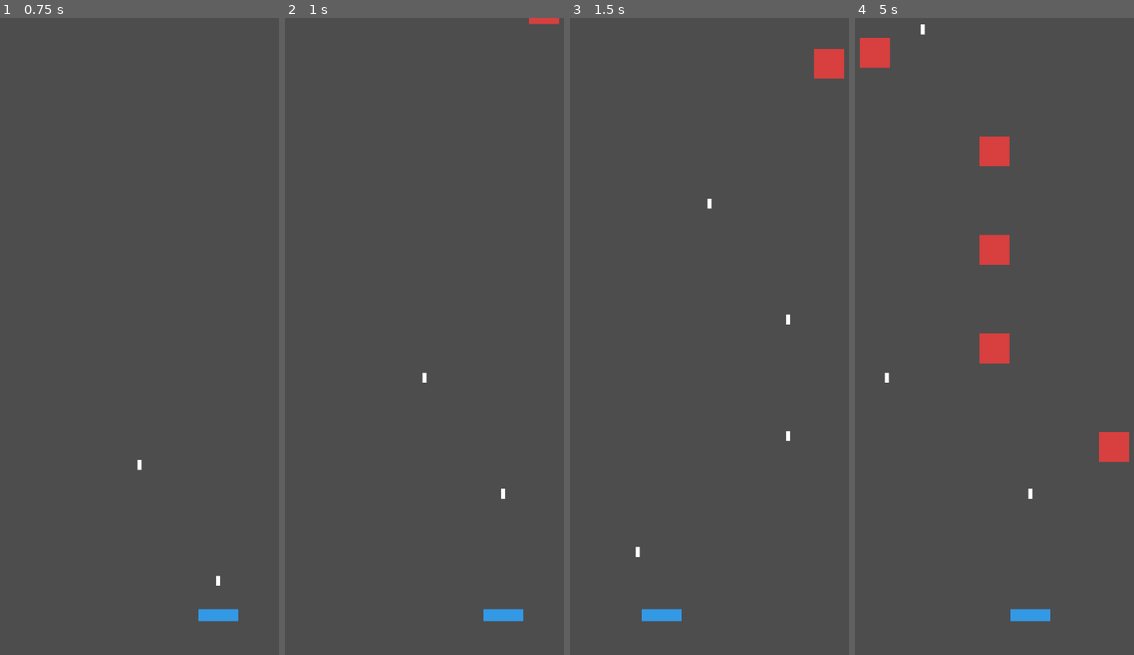
Above: before the commit, frames 1-4 (left to right).
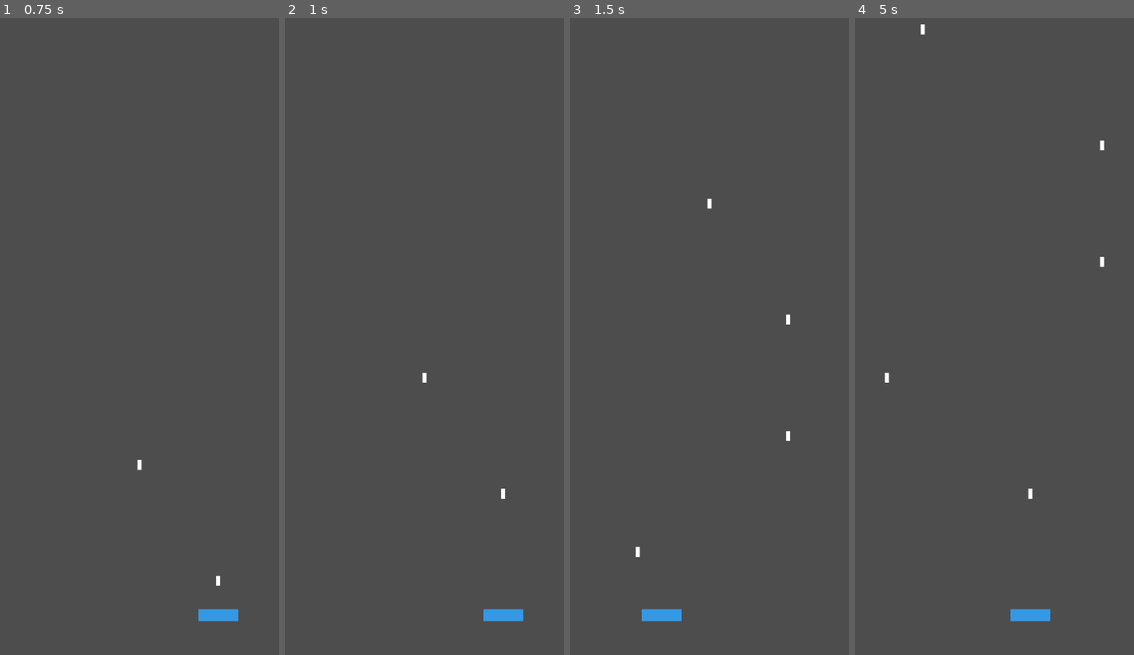
Above: after the commit, the same moments.

Repository: BigTexasDork/fancy-game
Game: Godot game, scene res://scenes/Game.tscn
Same seed, same stepped clock (60 frames per second), same inputs: the game is played once before the commit and once after it.
Inputs (mouse positions are in pixels of both pictures, inside the frame that each line leads up to):
- Up to frame 1 (0.75 s): tap Enter at 0.5 s; move the mouse to (217, 304) at 0.52 s; click (217, 304) at 0.67 s
- Up to frame 2 (1 s): no input
- Up to frame 3 (1.5 s): drag from (636, 368) to (709, 291) at 1.27 s
- Up to frame 4 (5 s): move the mouse to (1030, 196) at 2.02 s; click (1030, 196) at 2.17 s; drag from (977, 463) to (921, 113) at 2.77 s; move the mouse to (1103, 432) at 3.52 s; click (1103, 432) at 3.67 s; drag from (885, 240) to (1030, 56) at 4.27 s

Frame 1 is identical in both runs. In frame 2, 0.1% of the frame differs, in the area x 87-99%, y 0-1%; in frame 3, 0.5%; in frame 4, 2.6%, in the area x 1-99%, y 3-70%.
Error after the commit: Parse Error: Cannot infer the type of "from_col" variable because the value doesn't have a set type. (res://scripts/Attacker.gd:62)

Commit message:
Refactor to OOP: Attacker base + RedAttacker/BlueAttacker with color, fall_speed, hp_range; spawn multiple types

Diff:
--- a/project.godot
+++ b/project.godot
@@ -1,16 +1,22 @@
 ; Engine configuration file.
-; Godot 4.x
+; It's best edited using the editor UI and not directly,
+; since the parameters that go here are not all obvious.
+;
+; Format:
+;   [section] ; section goes between []
+;   param=value ; assign values to parameters
+
 config_version=5
 
 [application]
+
 config/name="fancy-game"
 run/main_scene="res://scenes/Game.tscn"
+config/features=PackedStringArray("4.4")
 config/icons=PackedStringArray()
 
 [display]
+
 window/size/viewport_width=720
 window/size/viewport_height=1280
 window/handheld/orientation="portrait"
-
-[rendering]
-textures/canvas_textures/default_texture_filter=1
--- /dev/null
+++ b/scenes/BlueAttacker.tscn
@@ -0,0 +1,20 @@
+[gd_scene load_steps=3 format=3]
+
+[ext_resource type="Script" path="res://scripts/BlueAttacker.gd" id=1]
+
+[sub_resource type="RectangleShape2D" id=1]
+size = Vector2(60, 60)
+
+[node name="BlueAttacker" type="Area2D" groups=["attacker"]]
+script = ExtResource(1)
+monitoring = true
+monitorable = true
+collision_layer = 1
+collision_mask = 2
+
+[node name="CollisionShape2D" type="CollisionShape2D" parent="."]
+shape = SubResource(1)
+
+[node name="Polygon2D" type="Polygon2D" parent="."]
+polygon = PackedVector2Array(-30, -30, 30, -30, 30, 30, -30, 30)
+color = Color(0.2, 0.6, 0.95, 1)
--- a/scenes/Game.tscn
+++ b/scenes/Game.tscn
@@ -1,10 +1,11 @@
-[gd_scene load_steps=4 format=3]
+[gd_scene load_steps=5 format=3]
 
 [ext_resource type="Script" path="res://scripts/Game.gd" id=1]
-[ext_resource type="PackedScene" path="res://scenes/Attacker.tscn" id=2]
-[ext_resource type="PackedScene" path="res://scenes/Defender.tscn" id=3]
+[ext_resource type="PackedScene" path="res://scenes/RedAttacker.tscn" id=2]
+[ext_resource type="PackedScene" path="res://scenes/BlueAttacker.tscn" id=3]
+[ext_resource type="PackedScene" path="res://scenes/Defender.tscn" id=4]
 
 [node name="Game" type="Node2D"]
 script = ExtResource(1)
-attacker_scene = ExtResource(2)
-defender_scene = ExtResource(3)
+attacker_scenes = Array[PackedScene]([ExtResource(2), ExtResource(3)])
+defender_scene = ExtResource(4)
--- /dev/null
+++ b/scenes/RedAttacker.tscn
@@ -0,0 +1,20 @@
+[gd_scene load_steps=3 format=3]
+
+[ext_resource type="Script" path="res://scripts/RedAttacker.gd" id=1]
+
+[sub_resource type="RectangleShape2D" id=1]
+size = Vector2(60, 60)
+
+[node name="RedAttacker" type="Area2D" groups=["attacker"]]
+script = ExtResource(1)
+monitoring = true
+monitorable = true
+collision_layer = 1
+collision_mask = 2
+
+[node name="CollisionShape2D" type="CollisionShape2D" parent="."]
+shape = SubResource(1)
+
+[node name="Polygon2D" type="Polygon2D" parent="."]
+polygon = PackedVector2Array(-30, -30, 30, -30, 30, 30, -30, 30)
+color = Color(0.85, 0.25, 0.25, 1)
--- a/scripts/Attacker.gd
+++ b/scripts/Attacker.gd
@@ -1,29 +1,68 @@
 extends Area2D
 class_name Attacker
+## Base class for all attackers.
 
-@export var speed: float = 220.0
+@export var color: Color = Color(1, 1, 1, 1)
+@export var fall_speed: float = 200.0
+@export var hp_range: Vector2i = Vector2i(1, 1) # inclusive
+@export var value_min_max: Vector2i = Vector2i(-10, 10)
+
+var hp: int
 var value: int
-
 var _rng := RandomNumberGenerator.new()
 var _viewport_size: Vector2
+var _is_dead := false
 
 signal reached_bottom
+signal destroyed(value: int)
 
 func _ready() -> void:
 	_rng.randomize()
-	value = _rng.randi_range(-10, 10)
 	_viewport_size = get_viewport().get_visible_rect().size
+	# randomize stats derived from exports
+	hp = clampi(_rng.randi_range(hp_range.x, hp_range.y), 1, 9999)
+	value = _rng.randi_range(value_min_max.x, value_min_max.y)
+	# apply visuals
+	if has_node("Polygon2D"):
+		$Polygon2D.color = color
 
 func _process(delta: float) -> void:
-	position.y += speed * delta
+	position.y += fall_speed * delta
 	if position.y > _viewport_size.y + 80.0:
 		emit_signal("reached_bottom")
 		queue_free()
 
 func hit(projectile: Node) -> void:
-	# Stub for now: called when a projectile overlaps this attacker
-	pass
+	# Default 1-damage hit; subclasses can override if needed.
+	if _is_dead:
+		return
+	hp -= 1
+	if hp > 0:
+		_flash()
+		return
+
+	_is_dead = true
+	set_process(false)
+	monitoring = false
+	if has_node("CollisionShape2D"):
+		$CollisionShape2D.disabled = true
+
+	emit_signal("destroyed", value)
+
+	var tween := create_tween()
+	tween.tween_property(self, "scale", scale * 1.2, 0.06).set_trans(Tween.TRANS_BACK).set_ease(Tween.EASE_OUT)
+	tween.tween_property(self, "scale", Vector2.ZERO, 0.12).set_trans(Tween.TRANS_BACK).set_ease(Tween.EASE_IN)
+	tween.tween_callback(queue_free)
+
+func _flash() -> void:
+	if not has_node("Polygon2D"):
+		return
+	var tween := create_tween()
+	var poly := $Polygon2D
+	var from_col := poly.color
+	tween.tween_property(poly, "color", Color(1,1,1,1), 0.05)
+	tween.tween_property(poly, "color", from_col, 0.12)
 
 func fire() -> void:
-	# Stub: future attackers might shoot back
+	# Stub: for future attacker abilities.
 	pass
--- /dev/null
+++ b/scripts/BlueAttacker.gd
@@ -0,0 +1,8 @@
+extends Attacker
+class_name BlueAttacker
+
+func _ready() -> void:
+	color = Color(0.2, 0.6, 0.95, 1)    # blue
+	fall_speed = 300.0
+	hp_range = Vector2i(1, 1)           # always 1 HP
+	super._ready()
--- a/scripts/Game.gd
+++ b/scripts/Game.gd
@@ -1,9 +1,8 @@
 extends Node2D
 
-@export var attacker_scene: PackedScene
+@export var attacker_scenes: Array[PackedScene]
 @export var defender_scene: PackedScene
 @export var spawn_interval: float = 0.9
-@export var attacker_speed: float = 220.0
 
 var _lanes: Array[float] = []
 var _spawn_timer: Timer
@@ -16,12 +15,10 @@
 	var h := rect.size.y
 	_lanes = [w * 1.0 / 6.0, w * 3.0 / 6.0, w * 5.0 / 6.0]
 
-	# Defender
 	var defender := defender_scene.instantiate() as Node2D
 	add_child(defender)
 	defender.position = Vector2(w / 2.0, h - 80.0)
 
-	# Spawner
 	_spawn_timer = Timer.new()
 	_spawn_timer.one_shot = false
 	_spawn_timer.wait_time = spawn_interval
@@ -30,11 +27,16 @@
 	_spawn_timer.start()
 
 func _spawn_attacker() -> void:
-	if attacker_scene == null:
+	if attacker_scenes.is_empty():
 		return
-	var a := attacker_scene.instantiate()
+	var scene := attacker_scenes[_rng.randi_range(0, attacker_scenes.size() - 1)]
+	var a := scene.instantiate()
 	add_child(a)
 	var lane_idx := _rng.randi_range(0, _lanes.size() - 1)
 	a.position = Vector2(_lanes[lane_idx], -40.0)
 	if a is Attacker:
-		(a as Attacker).speed = attacker_speed
+		(a as Attacker).destroyed.connect(_on_attacker_destroyed)
+
+func _on_attacker_destroyed(v: int) -> void:
+	# Hook for scoring/effects
+	print("Destroyed attacker with value: ", v)
--- /dev/null
+++ b/scripts/RedAttacker.gd
@@ -0,0 +1,8 @@
+extends Attacker
+class_name RedAttacker
+
+func _ready() -> void:
+	color = Color(0.85, 0.25, 0.25, 1)  # red
+	fall_speed = 220.0
+	hp_range = Vector2i(1, 2)           # 1–2 HP
+	super._ready()
Not shown, added: scripts/Attacker.gd.uid
Not shown, added: scripts/Defender.gd.uid
Not shown, added: scripts/Game.gd.uid
Not shown, added: scripts/Projectile.gd.uid
